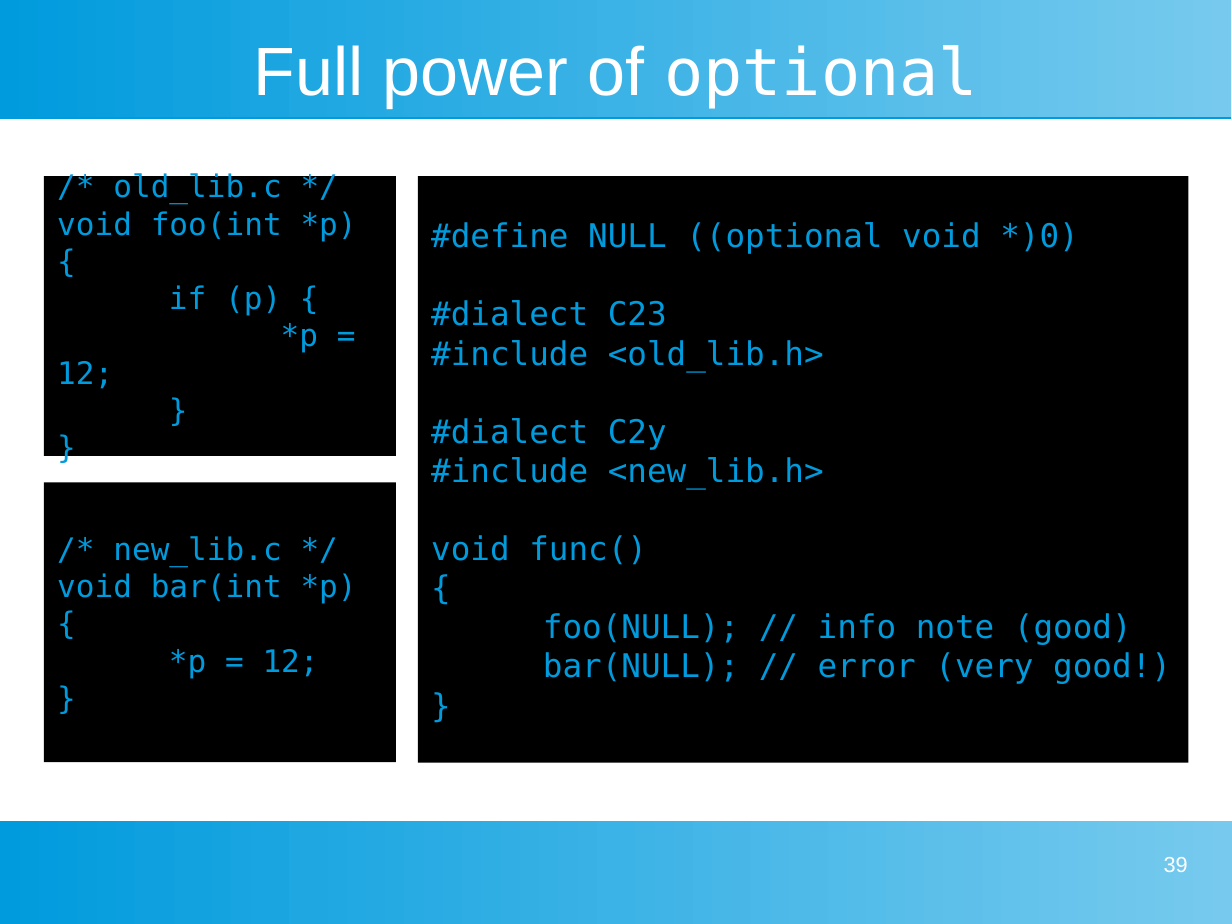
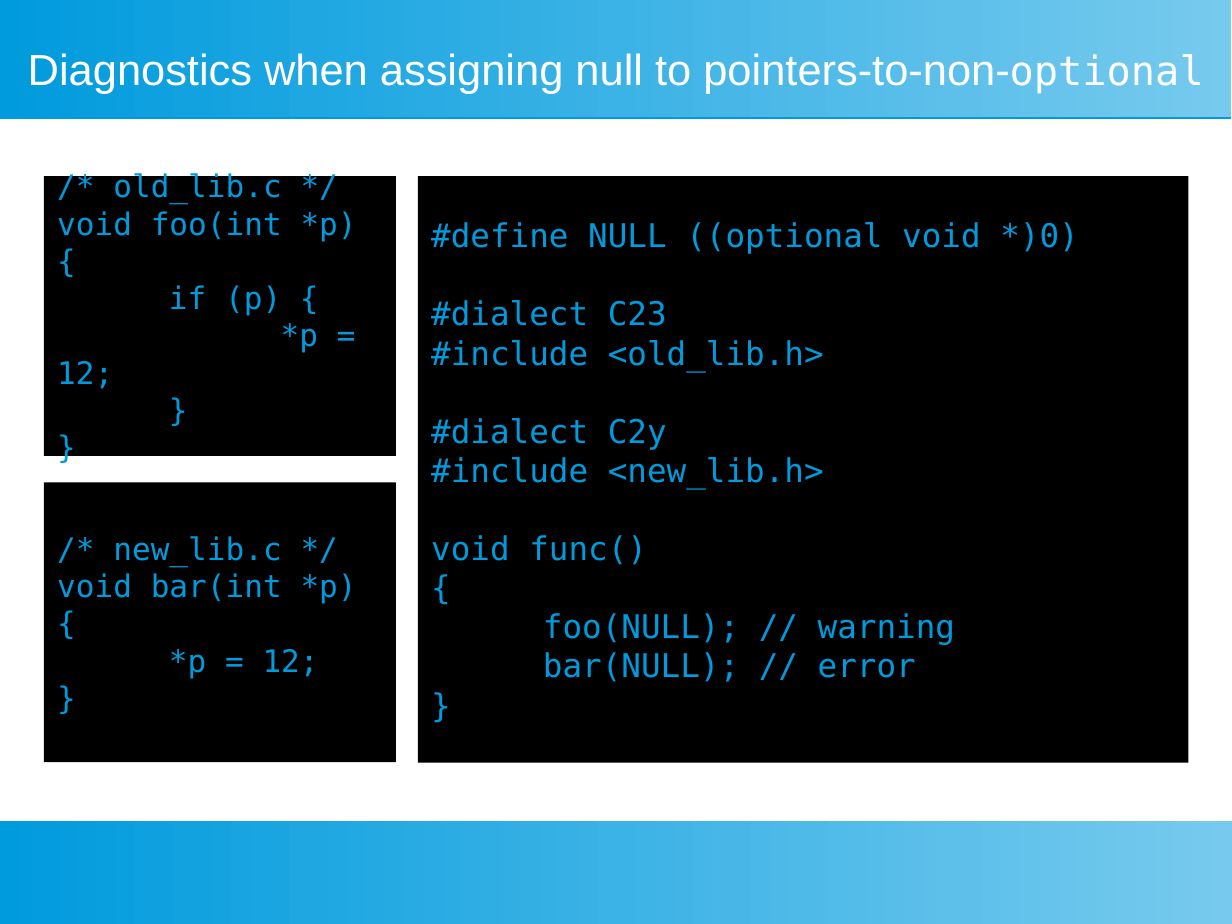
Before and after one commit to Jorenar/papers, a slide deck: slide 43 of WG14/Pitch for dialect directive.odp (slide 39 before the commit). Drawn at 1232x924 pixels with LibreOffice and Linux fonts; fonts in the diff are those of the drawing. Boxes give left, top, right and bottom in pixels: in the first picture for what was removed or moved away, otherwise in the second. Text is boxed around its words. In the diff, an @@ line names an element or a change of style, - is before the commit and + after.

```diff
--- a/WG14/Pitch for dialect directive.odp
+++ b/WG14/Pitch for dialect directive.odp
@@ title at (28, 53, 1204, 94): text changed; size 44 to 28 pt @@
-Full power of optional
+Diagnostics when assigning null to pointers-to-non-optional
@@ text at (543, 613, 955, 682): text changed @@
-{
-foo(NULL); // info note (good)
-bar(NULL); // error (very good!)
+{
+foo(NULL); // warning
+bar(NULL); // error
@@ page number removed at (1164, 857, 1188, 872) @@
-39
```
Also in this commit, not shown: 53 other slides changed, 8 slides added, 5 slides removed.
